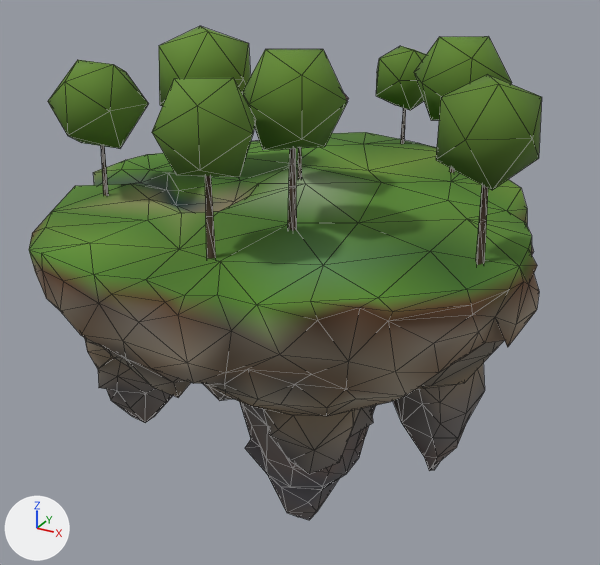
Renders of the glTF model public/assets/models/islands/island-meadow-lod2.glb from each side of a commit.
The view is the same before and after, from a 50 mm camera at (30.4, -55.1, 20.3) aimed at (-2.0, 3.9, -9.2). The lights are fixed; the arrows at lower left show +X, +Y and +Z. The picture after the commit comes second. Mesh edges are drawn as thin lines. Where no turn or scale is listed for an object, it has been applied to the vertices.

Names of what the first picture shows: 'Silhouette'.
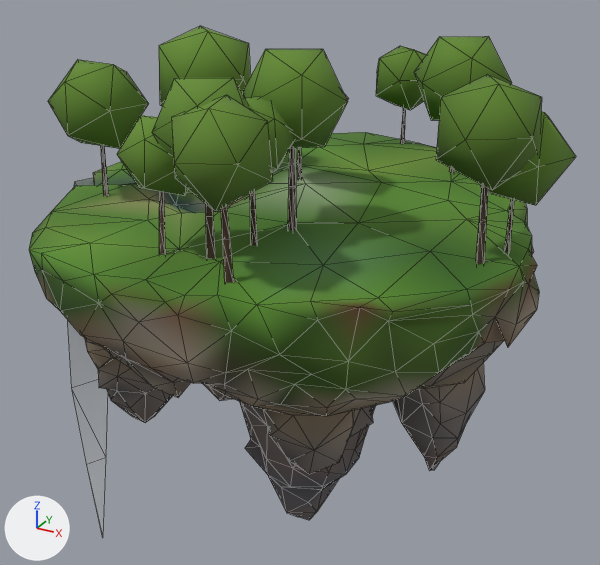
Where the newer file only moved an object's origin or applied its transform, the numbers keep the older frame.

Pixel boxes [x1, y1, x2, y2] of what changed, in the pictures (600 x 565 px):
'Silhouette', reshaped (7% wider)
    before: [29, 26, 542, 520]
    after: [29, 26, 576, 538]
part 1 of me_silhouette, added (green)
    after: [245, 97, 294, 172]
part 2 of me_silhouette, added
    after: [250, 191, 258, 246]
part 3 of me_silhouette, added (green)
    after: [479, 112, 576, 205]
part 4 of me_silhouette, added
    after: [505, 199, 514, 253]
part 5 of me_silhouette, added (green)
    after: [117, 115, 188, 196]
part 6 of me_silhouette, added
    after: [159, 192, 166, 255]
part 7 of me_silhouette, added (green)
    after: [171, 95, 272, 212]
part 8 of me_silhouette, added (brown)
    after: [221, 206, 234, 283]
part 9 of me_silhouette, added
    after: [67, 178, 108, 538]
part 10 of me_silhouette, recoloured
    before: [30, 179, 539, 414]
    after: [30, 194, 539, 414]

What changed in the scene script:
```text
Change me_silhouette:
    used by ob_silhouette; location = (0.64, 1.01, -8.4)
    remove me_silhouette.from_pydata(...)  # 782 vertices, 1480 faces; spans x -19.8..19.8, y -21.8..21.8, z -21.3..21.3
    add me_silhouette.from_pydata(...)  # 882 vertices, 1630 faces; spans x -25.3..20.5, y -21.8..21.8, z -35.0..21.3
    me_silhouette part 1: the loose piece of 12 vertices spanning x -2.0..4.9, y -18.9..-13.2, z 14.4..20.3 is copied, and the copy is turned -141 degrees about the z axis through its middle and scaled by 0.852, then moved by (1.3, 3.0, -1.1); it spans x 0.3..5.1, y -15.9..-10.2, z 13.7..18.8
    me_silhouette part 2: the loose piece of 10 vertices spanning x 1.2..1.8, y -16.4..-15.8, z 8.8..15.0 is copied, and the copy is turned -141 degrees about the z axis through its middle and scaled by 0.852, then moved by (1.2, 3.0, -0.3); it spans x 2.5..3.0, y -13.1..-12.7, z 8.9..14.3
    me_silhouette part 3: the loose piece of 12 vertices spanning x 3.8..12.2, y 7.3..14.6, z 13.1..20.0 is copied, and the copy is turned 127.1 degrees about the z axis through its middle and scaled by 0.865, then moved by (8.9, -15.5, -1.5); it spans x 13.5..20.5, y -7.5..-1.6, z 12.1..18.1
    me_silhouette part 4: the loose piece of 10 vertices spanning x -0.5..-0.2, y -1.6..-1.3, z 9.8..14.0 is copied, and the copy is scaled about its middle by (-1.01, -0.996, 1.1), then moved by (17.5, -3.0, -1.5); it spans x 16.9..17.2, y -4.7..-4.3, z 8.1..12.7
    me_silhouette part 5: the loose piece of 12 vertices spanning x -2.0..4.9, y -18.9..-13.2, z 14.4..20.3 is copied, and the copy is multiplied about its middle by the matrix ((0.761, 0.204, 0.036), (-0.205, 0.762, 0.018), (-0.03, -0.027, 0.788)), then moved by (-2.8, -0.8, -1.8); it spans x -3.9..1.2, y -19.2..-14.6, z 13.1..17.9
    me_silhouette part 6: the loose piece of 10 vertices spanning x 1.2..1.8, y -16.4..-15.8, z 8.8..15.0 is copied, and the copy is multiplied about its middle by the matrix ((0.762, 0.203, 0.036), (-0.204, 0.762, 0.018), (-0.03, -0.026, 0.788)), then moved by (-3.0, -0.9, -0.7); it spans x -1.8..-1.3, y -17.2..-16.8, z 8.8..13.7
    me_silhouette part 7: the loose piece of 12 vertices spanning x -2.0..4.9, y -18.9..-13.2, z 14.4..20.3 is copied, and the copy is multiplied about its middle by the matrix ((-0.176, 0.948, -0.002), (-0.947, -0.176, -0.032), (-0.032, -0.004, 0.963)), then moved by (2.5, -2.3, -0.6); it spans x 1.2..6.7, y -21.5..-15.1, z 13.8..19.6
    me_silhouette part 8: the loose piece of 10 vertices spanning x 1.2..1.8, y -16.4..-15.8, z 8.8..15.0 is copied, and the copy is multiplied about its middle by the matrix ((-0.176, 0.948, -0.002), (-0.947, -0.176, -0.032), (-0.032, -0.004, 0.963)), then moved by (2.5, -2.1, -0.4); it spans x 3.8..4.3, y -18.4..-17.8, z 8.5..14.5
    me_silhouette part 9
    12 vertices are added at x -25.3..-19.5, y -5.1..-0.7, z -35.0..8.1
    10 new faces join them
    me_silhouette part 10: 286 kept faces spanning x -19.8..19.8, y -21.8..20.8, z -3.7..9.8 get new vertex colours
```
